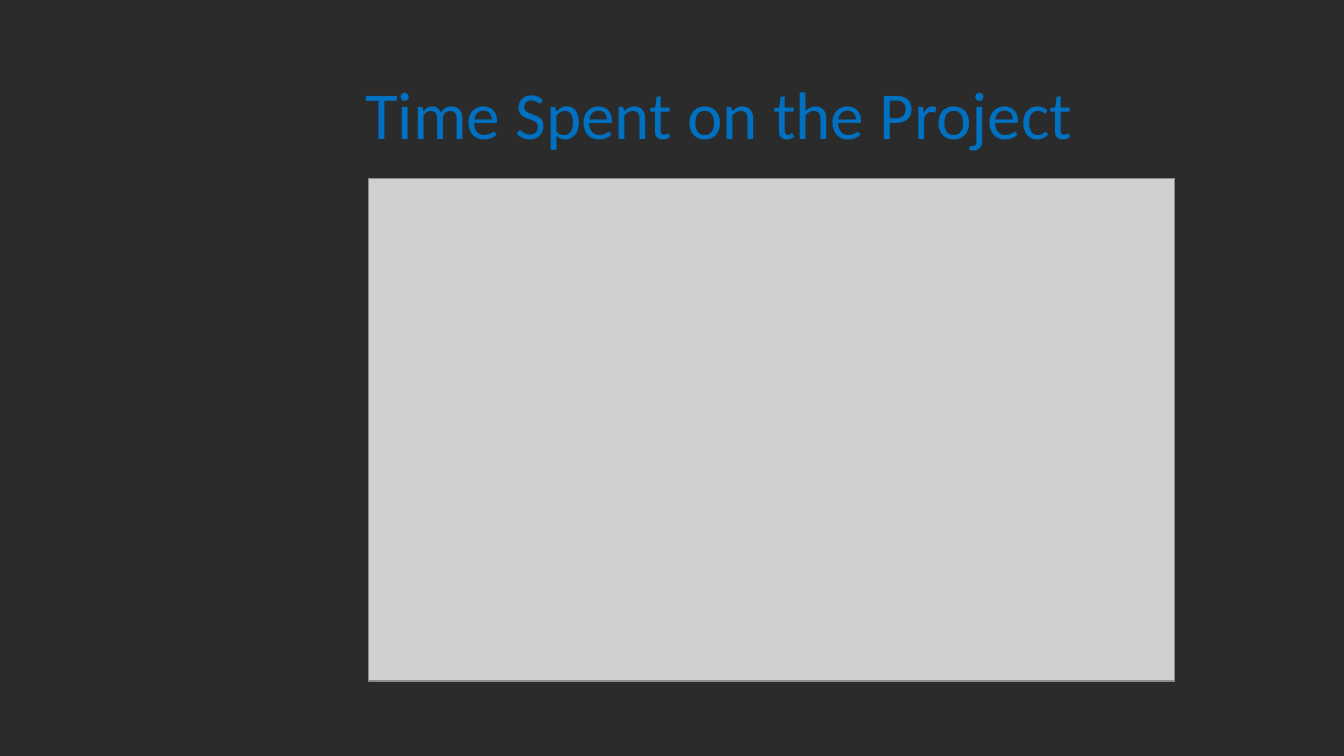
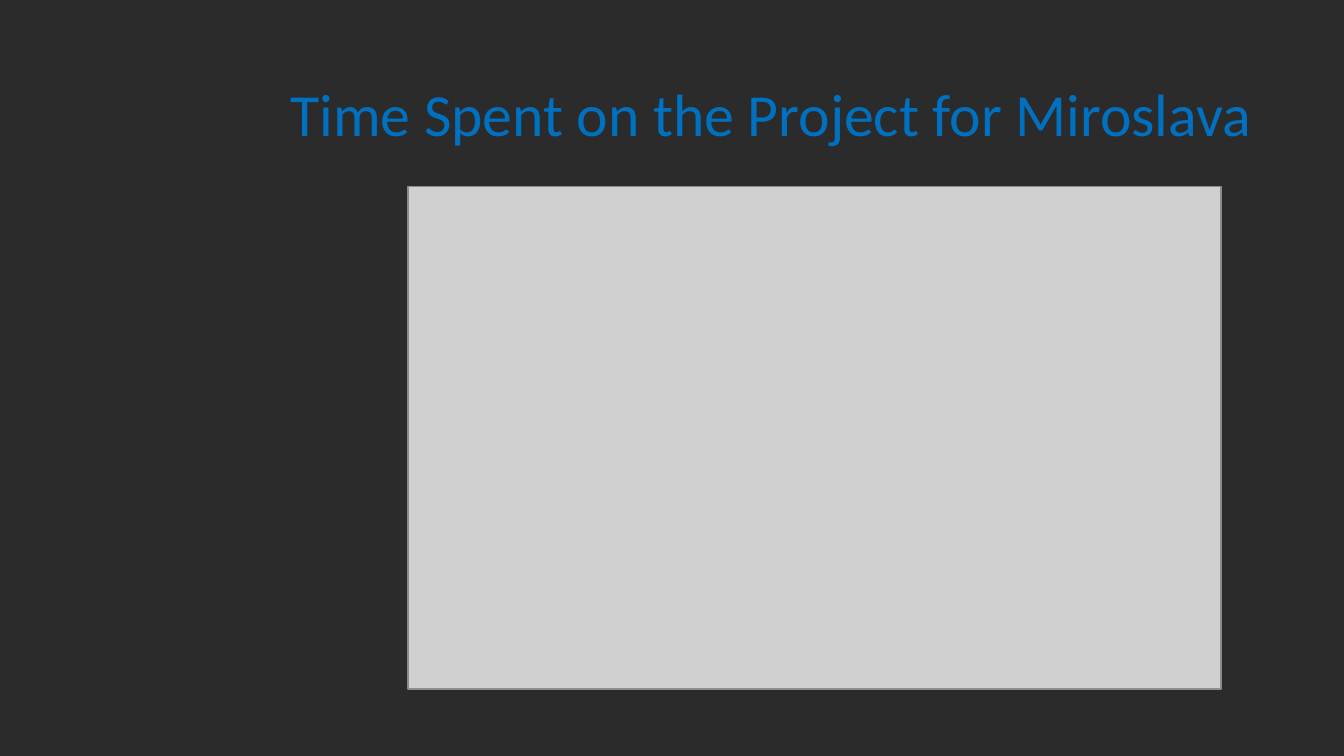
Before and after one commit to ZygimantasJakubauskas/Mashine-Learning-CA1, a slide deck: slide 3 of ML/PPT_ML_CA1_26 Nov 23.pptx. Drawn at 1344x756 pixels with LibreOffice and Linux fonts; fonts in the diff are those of the drawing; grey boxes stand for pictures; background and template pictures are left out; a plain dark background stands for a picture behind light text. Boxes give left, top, right and bottom in pixels: in the first picture for what was removed or moved away, otherwise in the second. Text is boxed around its words. In the diff, an @@ line names an element or a change of style, - is before the commit and + after.

Commit message:
Presentation update

```diff
--- a/ML/PPT_ML_CA1_26 Nov 23.pptx
+++ b/ML/PPT_ML_CA1_26 Nov 23.pptx
@@ title at <box>290,94,1251,146</box>: text changed; size 36 to 32 pt @@
-Time Spent on the Project
+Time Spent on the Project for Miroslava
@@ picture: place and size @@
-picture at <box>368,179,1175,681</box>
+picture at <box>409,187,1222,689</box>
```
Also in this commit, not shown: 5 slides added, 1 slide removed, 1 other file.
